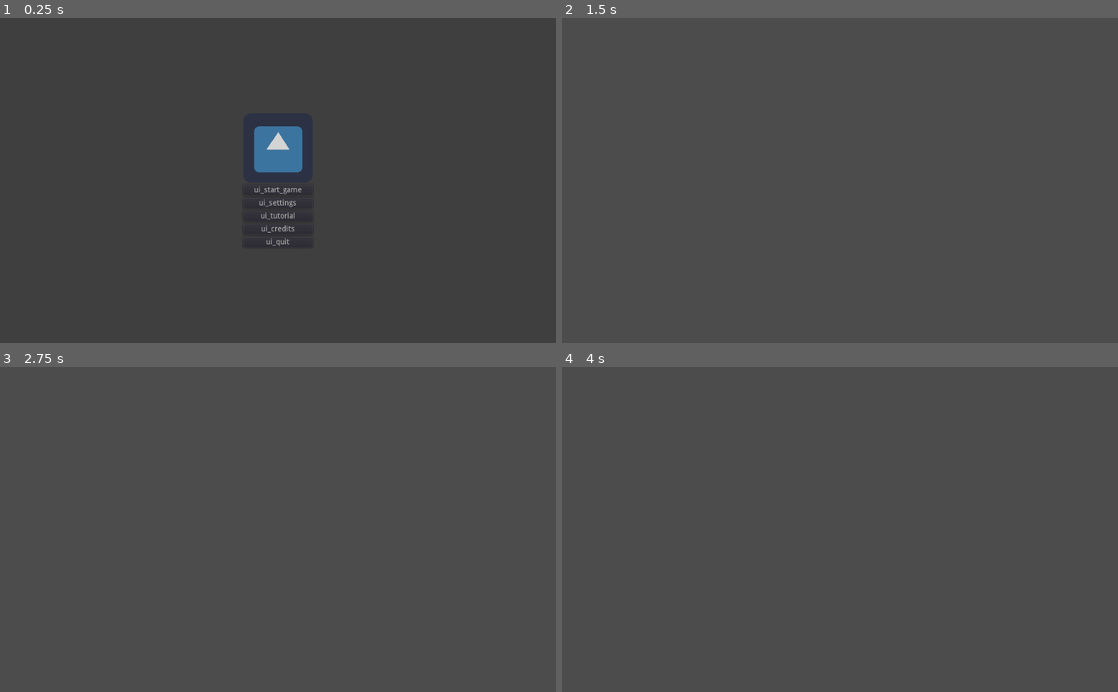
Above: before the commit, frames 1-4 (two rows, left to right).
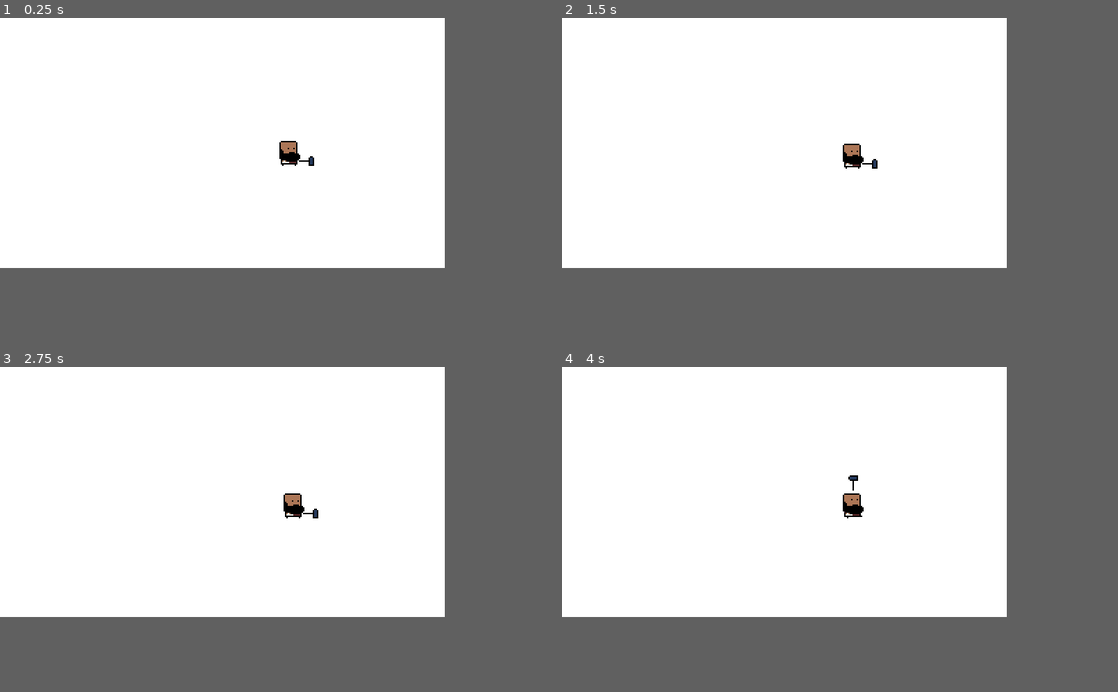
Above: after the commit, the same moments.

Repository: dmitriy-shmilo/secret-santa-2021
Game: Godot game, scene res://game_screen/game_screen.tscn
Two runs of this game, one before a commit and one after it. Both use one fixed random seed, a clock stepped at 60 frames per second and the inputs below. Before the commit the project starts from res://title_screen/title_screen.tscn. The engine's default icon, where the game draws it, is replaced by a stand-in: a white triangle on a blue panel in a dark square.
Inputs (mouse positions are in pixels of both pictures, inside the frame that each line leads up to):
- Up to frame 1 (0.25 s): no input
- Up to frame 2 (1.5 s): click (840, 190) at 0.5 s, where only the run before the commit has a clickable "ui_start_game"; tap Enter at 1.25 s; move the mouse to (962, 164) at 1.27 s; hold D (right) from 1.28 s (still down); click (962, 164) at 1.42 s
- Up to frame 3 (2.75 s): tap Space at 2 s; move the mouse to (166, 545) at 2.02 s; release D (right) at 2.03 s; hold S (down) from 2.03 s (still down)
- Up to frame 4 (4 s): tap Enter at 2.75 s; move the mouse to (895, 458) at 2.77 s; release S (down) at 2.78 s; hold D (right) 2.78-3.53 s; tap Space at 3.5 s; move the mouse to (812, 594) at 3.52 s; hold W (up) from 3.53 s (still down); click (812, 594) at 3.67 s
In our replay, the window is 800x468 before the commit and 640x360 after it. These sizes can differ from the game's own. Grey fills any space a smaller window leaves; there, only what the larger window draws over its background counts as a difference.

The runs differ from the first frame. In frame 1, 62% of the frame differs, in the area x 0-80%, y 0-77%; in frame 2, 62%; in frame 3, 62%; in frame 4, 62%.

Commit message:
Basic character.

Diff:
--- /dev/null
+++ b/src/game_screen/character.gd
@@ -0,0 +1,19 @@
+extends Node2D
+class_name Character
+
+onready var _animation_player: AnimationPlayer = $"AnimationPlayer"
+
+func _ready() -> void:
+	pass # Replace with function body.
+
+
+func anvil_up() -> void:
+	_animation_player.play("anvil_up")
+
+
+func anvil_down() -> void:
+	_animation_player.play("anvil_down")
+
+
+func anvil_idle() -> void:
+	_animation_player.play("anvil_idle")
--- /dev/null
+++ b/src/game_screen/character.tscn
@@ -0,0 +1,129 @@
+[gd_scene load_steps=7 format=2]
+
+[ext_resource path="res://assets/characters.png" type="Texture" id=1]
+[ext_resource path="res://game_screen/character.gd" type="Script" id=2]
+
+[sub_resource type="Animation" id=1]
+length = 0.001
+tracks/0/type = "value"
+tracks/0/path = NodePath("Sprite:region_rect")
+tracks/0/interp = 1
+tracks/0/loop_wrap = true
+tracks/0/imported = false
+tracks/0/enabled = true
+tracks/0/keys = {
+"times": PoolRealArray( 0 ),
+"transitions": PoolRealArray( 1 ),
+"update": 0,
+"values": [ Rect2( 0, 0, 32, 65 ) ]
+}
+tracks/1/type = "value"
+tracks/1/path = NodePath("Sprite:position")
+tracks/1/interp = 1
+tracks/1/loop_wrap = true
+tracks/1/imported = false
+tracks/1/enabled = true
+tracks/1/keys = {
+"times": PoolRealArray( 0 ),
+"transitions": PoolRealArray( 1 ),
+"update": 0,
+"values": [ Vector2( -2, 0 ) ]
+}
+
+[sub_resource type="Animation" id=3]
+resource_name = "anvil_down"
+length = 0.5
+tracks/0/type = "value"
+tracks/0/path = NodePath("Sprite:region_rect")
+tracks/0/interp = 1
+tracks/0/loop_wrap = true
+tracks/0/imported = false
+tracks/0/enabled = true
+tracks/0/keys = {
+"times": PoolRealArray( 0, 0.1, 0.3 ),
+"transitions": PoolRealArray( 1, 1, 1 ),
+"update": 1,
+"values": [ Rect2( 64, 0, 32, 64 ), Rect2( 64, 0, 32, 64 ), Rect2( 0, 0, 32, 64 ) ]
+}
+tracks/1/type = "value"
+tracks/1/path = NodePath("Sprite:position")
+tracks/1/interp = 1
+tracks/1/loop_wrap = true
+tracks/1/imported = false
+tracks/1/enabled = true
+tracks/1/keys = {
+"times": PoolRealArray( 0, 0.1, 0.2, 0.3 ),
+"transitions": PoolRealArray( 1, 1, 1, 1 ),
+"update": 0,
+"values": [ Vector2( 0, -10 ), Vector2( 0, 0 ), Vector2( 0, -5 ), Vector2( 0, 0 ) ]
+}
+
+[sub_resource type="Animation" id=4]
+resource_name = "anvil_idle"
+tracks/0/type = "value"
+tracks/0/path = NodePath("Sprite:region_rect")
+tracks/0/interp = 1
+tracks/0/loop_wrap = true
+tracks/0/imported = false
+tracks/0/enabled = true
+tracks/0/keys = {
+"times": PoolRealArray( 0 ),
+"transitions": PoolRealArray( 1 ),
+"update": 0,
+"values": [ Rect2( 0, 0, 32, 64 ) ]
+}
+tracks/1/type = "value"
+tracks/1/path = NodePath("Sprite:position")
+tracks/1/interp = 1
+tracks/1/loop_wrap = true
+tracks/1/imported = false
+tracks/1/enabled = true
+tracks/1/keys = {
+"times": PoolRealArray( 0 ),
+"transitions": PoolRealArray( 1 ),
+"update": 0,
+"values": [ Vector2( 0, 0 ) ]
+}
+
+[sub_resource type="Animation" id=2]
+resource_name = "anvil_up"
+length = 0.001
+tracks/0/type = "value"
+tracks/0/path = NodePath("Sprite:region_rect")
+tracks/0/interp = 1
+tracks/0/loop_wrap = true
+tracks/0/imported = false
+tracks/0/enabled = true
+tracks/0/keys = {
+"times": PoolRealArray( 0 ),
+"transitions": PoolRealArray( 1 ),
+"update": 0,
+"values": [ Rect2( 32, 0, 32, 64 ) ]
+}
+tracks/1/type = "value"
+tracks/1/path = NodePath("Sprite:position")
+tracks/1/interp = 1
+tracks/1/loop_wrap = true
+tracks/1/imported = false
+tracks/1/enabled = true
+tracks/1/keys = {
+"times": PoolRealArray( 0 ),
+"transitions": PoolRealArray( 1 ),
+"update": 0,
+"values": [ Vector2( -2, 0 ) ]
+}
+
+[node name="Character" type="Node2D"]
+script = ExtResource( 2 )
+
+[node name="Sprite" type="Sprite" parent="."]
+position = Vector2( -2, 0 )
+texture = ExtResource( 1 )
+region_enabled = true
+region_rect = Rect2( 0, 0, 32, 65 )
+
+[node name="AnimationPlayer" type="AnimationPlayer" parent="."]
+anims/RESET = SubResource( 1 )
+anims/anvil_down = SubResource( 3 )
+anims/anvil_idle = SubResource( 4 )
+anims/anvil_up = SubResource( 2 )
--- a/src/game_screen/game_screen.gd
+++ b/src/game_screen/game_screen.gd
@@ -1,10 +1,10 @@
 extends Node2D
 
 
-onready var _pause_container: ColorRect = $Gui/PauseContainer
-
-func _ready():
-	pass
+onready var _pause_container: ColorRect = $"Gui/PauseContainer"
+onready var _anvil_slot: Node2D = $"AnvilSlot"
+onready var _bellows_slot: Node2D = $"BellowsSlot"
+onready var _character: Character = $"Character"
 
 
 func _unhandled_input(event):
@@ -12,6 +12,23 @@
 		get_tree().paused = true
 		_pause_container.visible = true
 
+
+
+func _process(delta: float) -> void:
+	if Input.is_action_just_pressed("left"):
+		_character.global_position = _bellows_slot.global_position
+		return
+
+	if Input.is_action_just_pressed("right"):
+		_character.global_position = _anvil_slot.global_position
+		return
+
+	if Input.is_action_just_pressed("up"):
+		_character.anvil_up()
+
+
+	if Input.is_action_just_pressed("down"):
+		_character.anvil_down()
 
 
 func _on_QuitButton_pressed():
--- a/src/game_screen/game_screen.tscn
+++ b/src/game_screen/game_screen.tscn
@@ -1,7 +1,8 @@
-[gd_scene load_steps=3 format=2]
+[gd_scene load_steps=4 format=2]
 
 [ext_resource path="res://game_screen/game_screen.gd" type="Script" id=1]
 [ext_resource path="res://ui/default_theme.tres" type="Theme" id=2]
+[ext_resource path="res://game_screen/character.tscn" type="PackedScene" id=3]
 
 [node name="GameScreen" type="Node2D"]
 script = ExtResource( 1 )
@@ -57,5 +58,15 @@
 margin_right = 312.0
 margin_bottom = 20.0
 text = "Continue"
+
+[node name="Character" parent="." instance=ExtResource( 3 )]
+position = Vector2( 216, 75 )
+
+[node name="AnvilSlot" type="Node2D" parent="."]
+position = Vector2( 217, 77 )
+
+[node name="BellowsSlot" type="Node2D" parent="."]
+position = Vector2( 107, 76 )
+
 [connection signal="pressed" from="Gui/PauseContainer/VBoxContainer/HBoxContainer/QuitButton" to="." method="_on_QuitButton_pressed"]
 [connection signal="pressed" from="Gui/PauseContainer/VBoxContainer/HBoxContainer/ContinueButton" to="." method="_on_ContinueButton_pressed"]
--- a/src/project.godot
+++ b/src/project.godot
@@ -9,6 +9,11 @@
 config_version=4
 
 _global_script_classes=[ {
+"base": "Node2D",
+"class": "Character",
+"language": "GDScript",
+"path": "res://game_screen/character.gd"
+}, {
 "base": "Control",
 "class": "CreditsScene",
 "language": "GDScript",
@@ -40,6 +45,7 @@
 "path": "res://title_screen/tutorial/tutorial_scene.gd"
 } ]
 _global_script_class_icons={
+"Character": "",
 "CreditsScene": "",
 "Fader": "",
 "KeyBindingButton": "",
@@ -51,7 +57,7 @@
 [application]
 
 config/name="secret-santa-2021"
-run/main_scene="res://title_screen/title_screen.tscn"
+run/main_scene="res://game_screen/game_screen.tscn"
 config/icon="res://icon.png"
 config/windows_native_icon="res://icon.ico"
 
@@ -59,6 +65,15 @@
 
 ErrorHandler="*res://util/error_handler.gd"
 Settings="*res://util/settings.gd"
+
+[display]
+
+window/size/width=320
+window/size/height=180
+window/size/test_width=1920
+window/size/test_height=1080
+window/stretch/mode="2d"
+window/stretch/aspect="keep"
 
 [importer_defaults]
 
@@ -119,4 +134,5 @@
 
 [rendering]
 
+environment/default_clear_color=Color( 1, 1, 1, 1 )
 environment/default_environment="res://default_env.tres"
--- a/src/title_screen/title_screen.tscn
+++ b/src/title_screen/title_screen.tscn
@@ -25,6 +25,42 @@
 [node name="SettingsScene" parent="." instance=ExtResource( 5 )]
 visible = false
 
+[node name="SoundSettings" parent="SettingsScene/VBoxContainer/PanelContainer/TabContainer" index="0"]
+margin_left = 7.0
+margin_top = 36.0
+margin_right = -7.0
+margin_bottom = -7.0
+
+[node name="VideoSettings" parent="SettingsScene/VBoxContainer/PanelContainer/TabContainer" index="1"]
+margin_left = 7.0
+margin_top = 36.0
+margin_right = -7.0
+margin_bottom = -7.0
+
+[node name="Container" parent="SettingsScene/VBoxContainer/PanelContainer/TabContainer/VideoSettings" index="0"]
+margin_left = 394.0
+margin_top = 196.0
+margin_right = 503.0
+margin_bottom = 264.0
+
+[node name="KeyBindings" parent="SettingsScene/VBoxContainer/PanelContainer/TabContainer" index="2"]
+margin_left = 7.0
+margin_top = 36.0
+margin_right = -7.0
+margin_bottom = -7.0
+
+[node name="GridContainer" parent="SettingsScene/VBoxContainer/PanelContainer/TabContainer/KeyBindings" index="0"]
+margin_left = 449.0
+margin_top = 230.0
+margin_right = 449.0
+margin_bottom = 230.0
+
+[node name="VBoxContainer" parent="SettingsScene/KeyBindingPopup" index="0"]
+margin_left = 7.0
+margin_top = 7.0
+margin_right = -7.0
+margin_bottom = -7.0
+
 [node name="TutorialScene" parent="." instance=ExtResource( 4 )]
 visible = false
 
Binary file added: src/assets/characters.png
Not shown, added: src/assets/characters.png.import
Not shown, added: art/characters.aseprite
